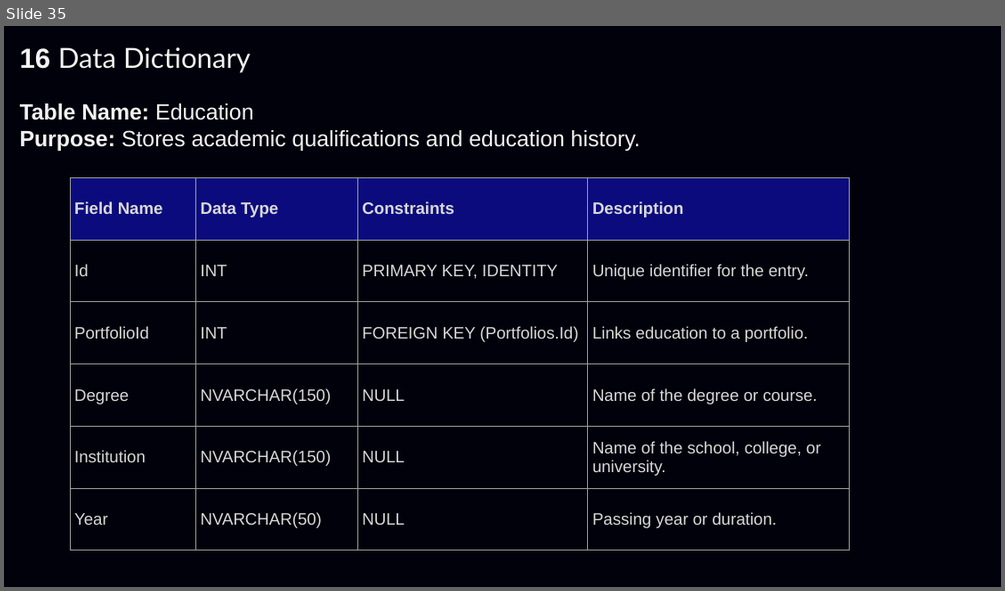
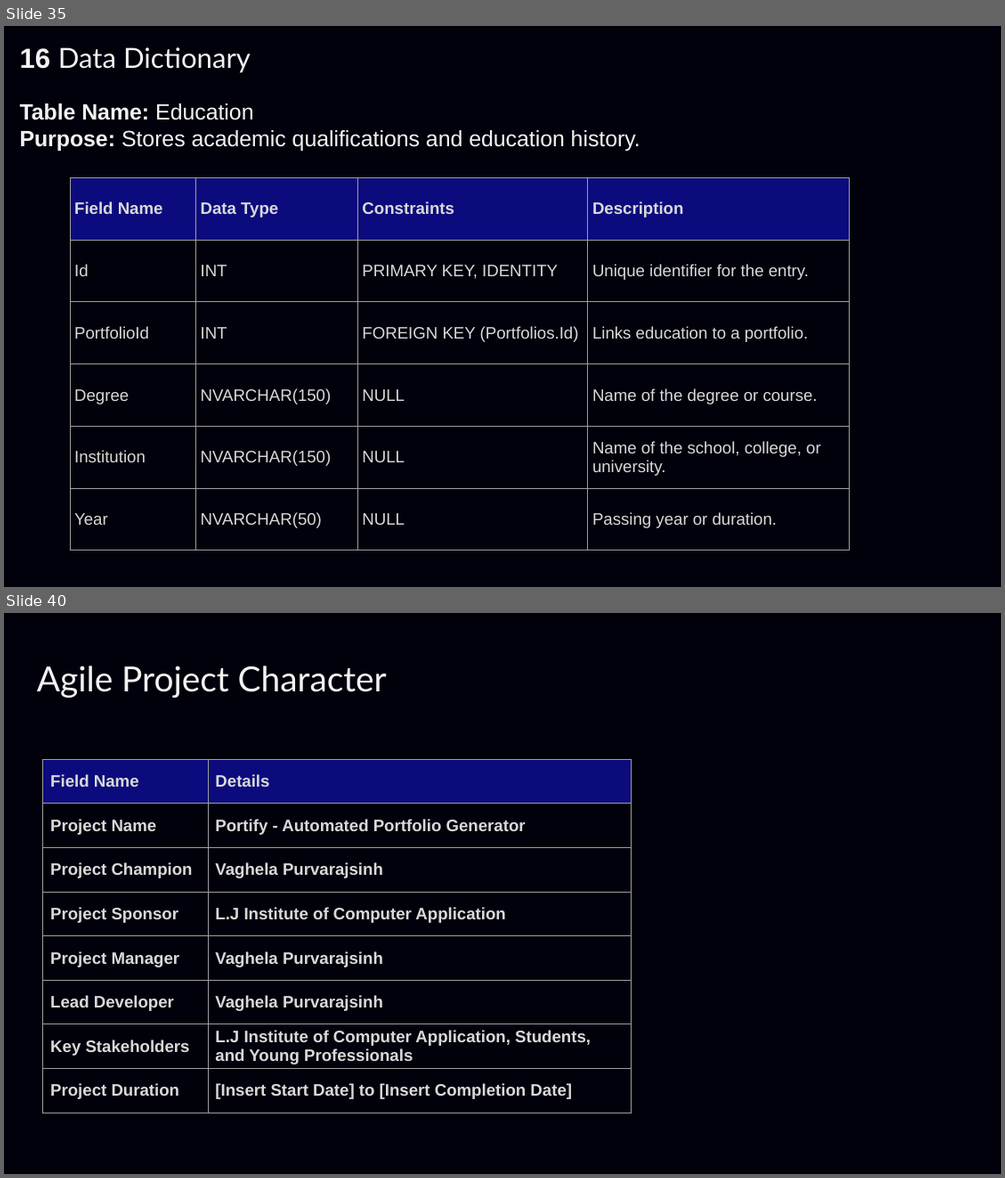
Before and after one commit to Purvarajsinh39/Portify-Automated-Portfolio-Generator, a slide deck: Documentation/Portify.pptx. Shown one above the other, each under a label of ours: slide 35 before the commit, slides 35 and 40 after it; the slides between them are not shown. The pictures are 1005x591 and 1005x1178 pixels, drawn with LibreOffice and Linux fonts; fonts in the diff are those of the drawing; background and template pictures are left out. Boxes give left, top, right and bottom in pixels: in the first picture for what was removed or moved away, otherwise in the second. Text is boxed around its words. In the diff, an @@ line names an element or a change of style, - is before the commit and + after.

```diff
--- a/Documentation/Portify.pptx
+++ b/Documentation/Portify.pptx
@@ slide 40 added at (4, 613, 1001, 1174), background picture (left out) @@
@@ text added at (37, 666, 387, 698), 25 pt, text #F2F2F2 @@
+Agile Project Character
@@ table added at (43, 760, 631, 1112), 8 rows, 2 columns @@
+Field Name | Details
+Project Name | Portify - Automated Portfolio Generator
+Project Champion | Vaghela Purvarajsinh
+Project Sponsor | L.J Institute of Computer Application
+Project Manager | Vaghela Purvarajsinh
+Lead Developer | Vaghela Purvarajsinh
+Key Stakeholders | L.J Institute of Computer Application, Students, and Young Professionals
+Project Duration | [Insert Start Date] to [Insert Completion Date]
```
Also in this commit, not shown: 18 other slides added, 7 other files.
